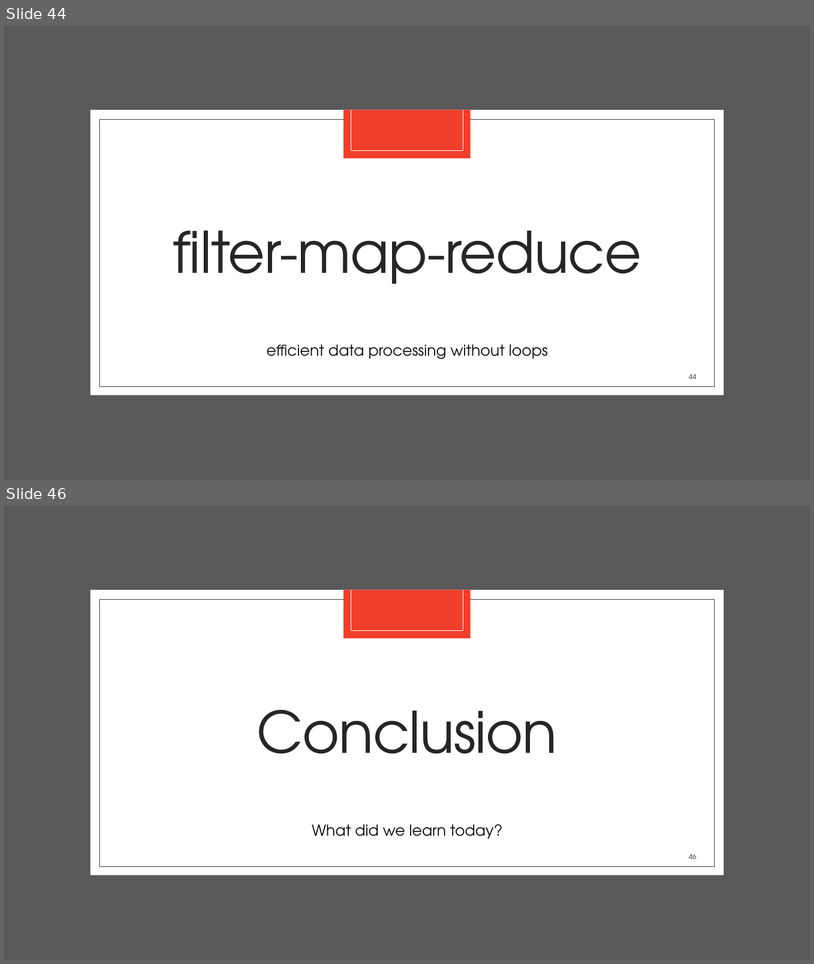
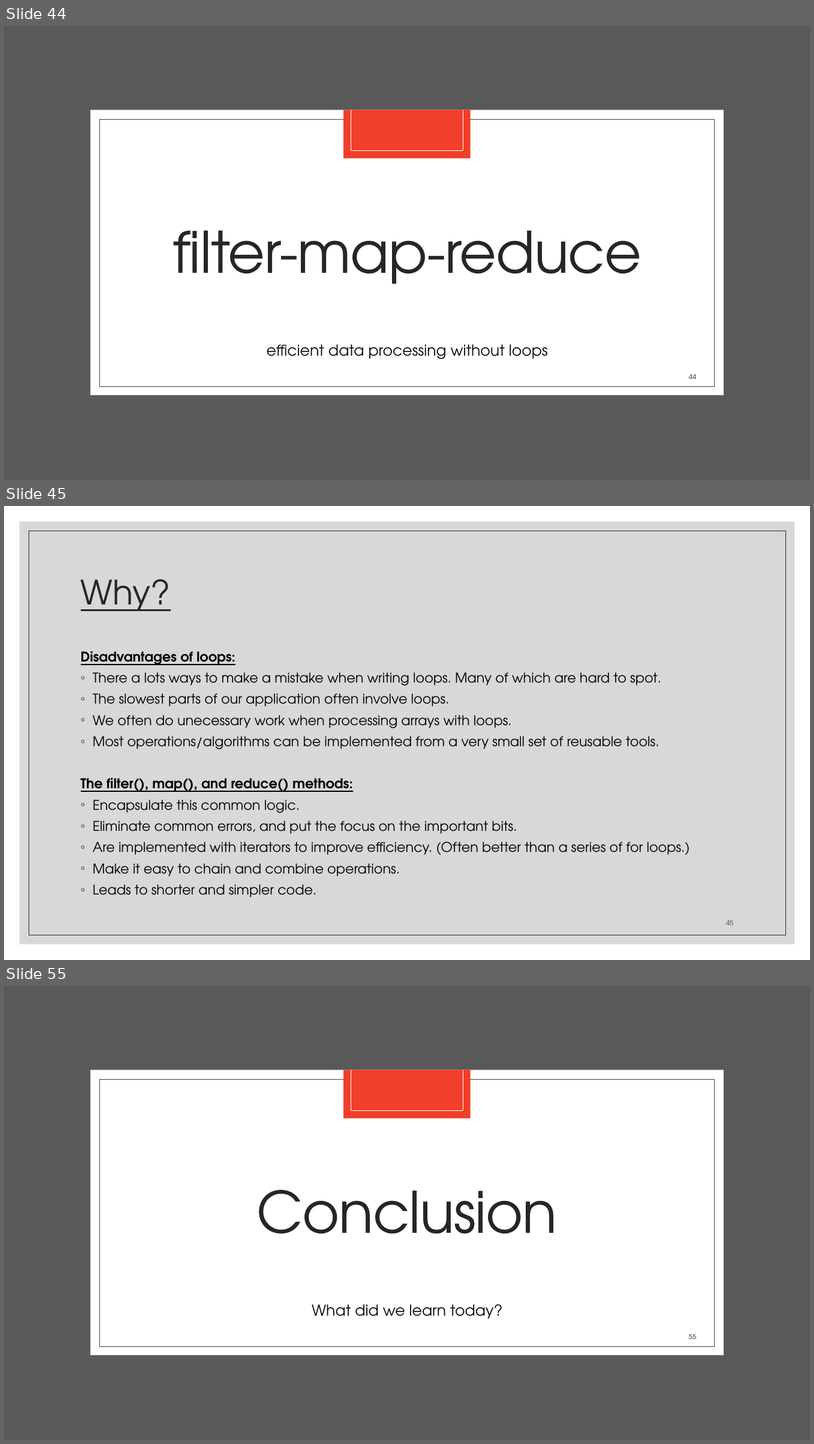
Before and after one commit to zackstotts/base-node-curriculum, a slide deck: unit_00/html_review/04 JavaScript.pptx. Shown one above the other, each under a label of ours: slides 44 and 46 before the commit, slides 44, 45 and 55 after it; the slides between them are not shown. The pictures are 814x964 and 814x1444 pixels, drawn with LibreOffice and Linux fonts; fonts in the diff are those of the drawing. Boxes give left, top, right and bottom in pixels: in the first picture for what was removed or moved away, otherwise in the second. Text is boxed around its words. In the diff, an @@ line names an element or a change of style, - is before the commit and + after.

```diff
--- a/unit_00/html_review/04 JavaScript.pptx
+++ b/unit_00/html_review/04 JavaScript.pptx
@@ slide 45 added at [4,506,810,960], background #FFFFFF @@
@@ rectangle added at [20,522,795,944], fill #BFBFBF at 60% opacity @@
@@ rectangle added at [29,531,786,935], outline #262626 0.5 pt @@
@@ title added at [81,579,171,611], 40 pt, text #262626, underline @@
+Why?
@@ text added at [81,651,690,897], 16 pt, text #000000 @@
+Disadvantages of loops:
+◦ There a lots ways to make a mistake when writing loops. Many of which are hard to spot.
+◦ The slowest parts of our application often involve loops.
+◦ We often do unecessary work when processing arrays with loops.
+◦ Most operations/algorithms can be implemented from a very small set of reusable tools.
+The filter(), map(), and reduce() methods:
+◦ Encapsulate this common logic.
+◦ Eliminate common errors, and put the focus on the important bits.
+◦ Are implemented with iterators to improve efficiency. (Often better than a series of for loops.)
+◦ Make it easy to chain and combine operations.
+◦ Leads to shorter and simpler code.
@@ page number added at [726,920,734,925], 8 pt, text #404040 @@
+45
@@ what was slide 46 is now slide 55 @@
@@ page number at [689,1333,696,1339]: text changed @@
-46
+55
```
Also in this commit, not shown: 1 slide changed, 8 other slides added.
